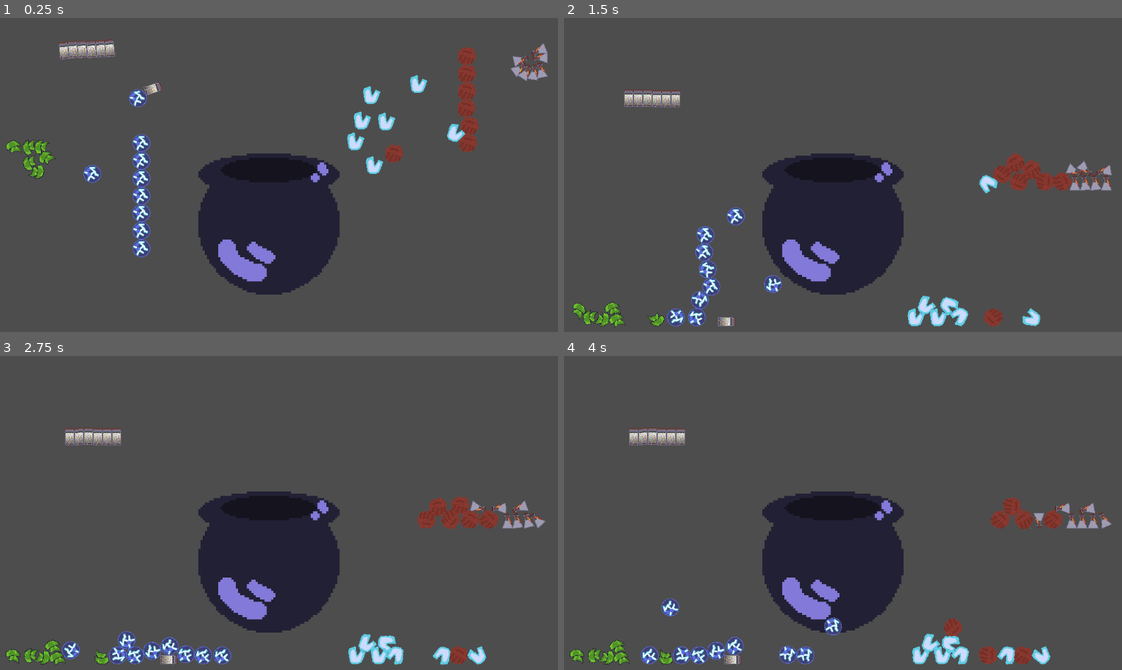
Above: before the commit, frames 1-4 (two rows, left to right).
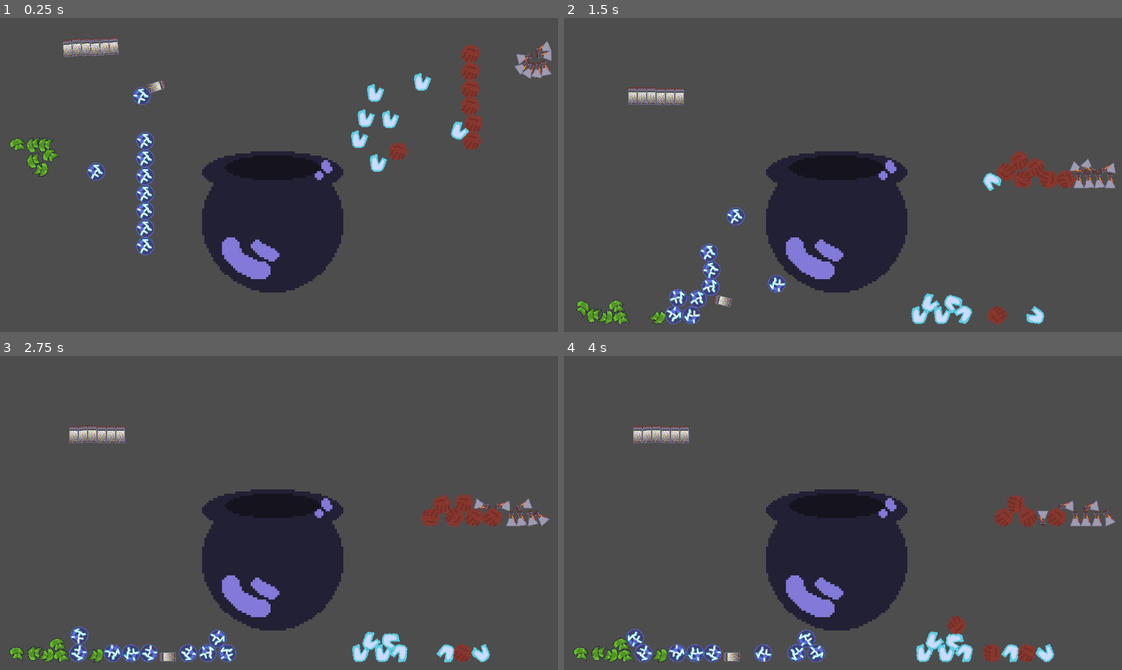
Above: after the commit, the same moments.

Repository: Mr-GEM-Bones/Cauldron-Game
Game: Godot game, scene res://Scenes/BackLab/back_lab.tscn
Two runs of this game, one before a commit and one after it. Both use one fixed random seed, a clock stepped at 60 frames per second and the inputs below. Before the commit the project has no main scene; this scene is started directly in both runs.
Inputs (mouse positions are in pixels of both pictures, inside the frame that each line leads up to):
- Up to frame 1 (0.25 s): no input
- Up to frame 2 (1.5 s): tap Enter at 0.5 s; drag from (697, 99) to (831, 228) at 0.52 s; drag from (703, 212) to (831, 228) at 1.27 s
- Up to frame 3 (2.75 s): move the mouse to (145, 626) at 2.02 s; hold Left (ui_left) from 2.03 s (still down); tap T at 2.1 s; click (145, 626) at 2.17 s
- Up to frame 4 (4 s): release Left (ui_left) at 2.75 s; drag from (692, 638) to (670, 434) at 2.77 s; drag from (748, 654) to (831, 566) at 3.52 s

The runs differ from the first frame. In frame 1, 6.0% of the frame differs, in the area x 1-99%, y 6-89%; in frame 2, 5.8%; in frame 3, 6.1%; in frame 4, 6.4%, in the area x 1-99%, y 22-99%.

Commit message:
Created Main scene
- Split screen viewports.
- fixed clicking issue.

Diff:
--- a/Scenes/BackLab/back_lab.tscn
+++ b/Scenes/BackLab/back_lab.tscn
@@ -128,7 +128,7 @@
 shape = SubResource("RectangleShape2D_ijo7e")
 
 [node name="Camera2D" type="Camera2D" parent="Backpack"]
-position = Vector2(517, 323)
+position = Vector2(510, 327)
 ignore_rotation = false
 
 [node name="Items" type="Node" parent="."]
--- a/Scenes/Items/Item.gd
+++ b/Scenes/Items/Item.gd
@@ -22,7 +22,7 @@
 func _on_input_event(viewport, event, shape_idx):
 	if event is InputEventMouseButton and event.button_index == MOUSE_BUTTON_LEFT:
 		if event.pressed:
-			#print("Mouse clicked at: ", event.position)
+			print("Mouse clicked at: ", event.position)
 			PickUpItem()
 
 func _input(event):
--- /dev/null
+++ b/Scenes/main/main.tscn
@@ -0,0 +1,32 @@
+[gd_scene load_steps=3 format=3 uid="uid://cm6ttxotifag7"]
+
+[ext_resource type="PackedScene" uid="uid://dx4qvcu851jd1" path="res://Scenes/BackLab/back_lab.tscn" id="1_fgbgx"]
+[ext_resource type="PackedScene" uid="uid://d0wn8n02paano" path="res://Scenes/overworld/overworld.tscn" id="2_3n1ha"]
+
+[node name="Main" type="Node"]
+
+[node name="VBoxContainer" type="VBoxContainer" parent="."]
+offset_right = 40.0
+offset_bottom = 40.0
+
+[node name="SubViewportContainer" type="SubViewportContainer" parent="VBoxContainer"]
+layout_mode = 2
+
+[node name="SubViewport" type="SubViewport" parent="VBoxContainer/SubViewportContainer"]
+handle_input_locally = false
+physics_object_picking = true
+size = Vector2i(1024, 576)
+render_target_update_mode = 4
+
+[node name="BackLab" parent="VBoxContainer/SubViewportContainer/SubViewport" instance=ExtResource("1_fgbgx")]
+
+[node name="SubViewportContainer2" type="SubViewportContainer" parent="VBoxContainer"]
+layout_mode = 2
+
+[node name="SubViewport" type="SubViewport" parent="VBoxContainer/SubViewportContainer2"]
+handle_input_locally = false
+gui_disable_input = true
+size = Vector2i(1024, 192)
+render_target_update_mode = 4
+
+[node name="Overworld" parent="VBoxContainer/SubViewportContainer2/SubViewport" instance=ExtResource("2_3n1ha")]
--- a/project.godot
+++ b/project.godot
@@ -11,6 +11,7 @@
 [application]
 
 config/name="Cauldron Game"
+run/main_scene="res://Scenes/main/main.tscn"
 config/features=PackedStringArray("4.2", "Forward Plus")
 config/icon="res://icon.svg"
 
